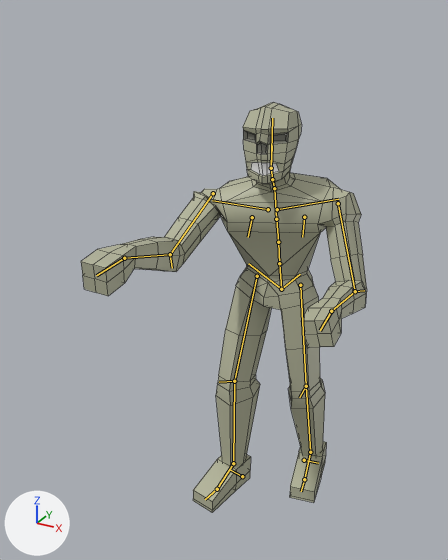
A saved change to the Blender file Assets/Models/EnemyMelee.blend.
The view is the same before and after, from a 50 mm camera at (1.06, -2.46, 2.31) aimed at (-0.07, -0.39, 1.27). The lights are fixed; the arrows at lower left show +X, +Y and +Z. The older version comes first. Both versions are drawn at frame 30 of the action 'metarigAction'; the numbers are the values there. The bones that bend it are drawn over the model as lines. Mesh edges are drawn as thin lines.

Names of what the first picture shows: 'Torso'.
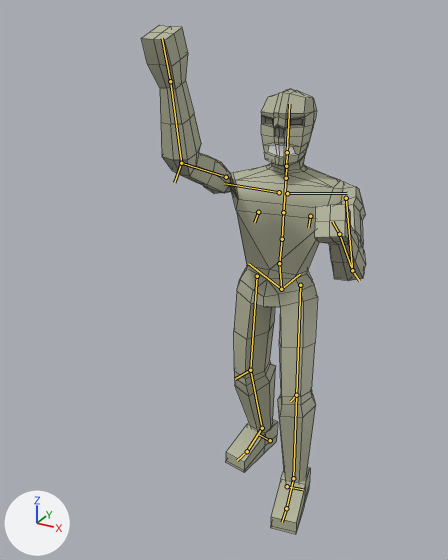
Location of each change, (x1, y1, x2, y2) in pixels of the pictures (448 x 560 px):
'Torso', posed (21% narrower, 24% taller): before (81, 102, 367, 512); after (141, 25, 366, 534)
bone 'thigh.L', root to tip: before (300, 285) to (306, 386); after (300, 285) to (296, 395)
bone 'foot.L', root to tip: before (310, 452) to (304, 479); after (293, 478) to (286, 508)
bone 'thigh.R', root to tip: before (257, 276) to (234, 381); after (257, 276) to (250, 370)
bone 'foot.R', root to tip: before (233, 463) to (217, 489); after (262, 428) to (247, 451)
bone 'spine.001', root to tip: before (279, 263) to (278, 242); after (279, 263) to (282, 239)
bone 'spine.006', root to tip: before (271, 168) to (272, 118); after (287, 152) to (289, 104)
bone 'upper_arm.L', root to tip: before (338, 203) to (355, 291); after (346, 198) to (352, 270)
bone 'upper_arm.R', root to tip: before (213, 193) to (170, 254); after (226, 177) to (181, 163)
bone 'forearm.R', root to tip: before (170, 254) to (124, 258); after (181, 163) to (170, 81)
bone 'hand.R', root to tip: before (124, 258) to (96, 275); after (170, 81) to (162, 38)

The change in detail:
Bone 'thigh.L' (bone_thigh_l) turns from (2, -8, -7) to (-11, -10, -5) degrees about its own x, y and z.
Bone 'foot.L' (bone_foot_l) turns from (-17, -3, 2) to (-5, -1, 0) degrees about its own x, y and z.
Bone 'thigh.R' (bone_thigh_r) turns from (-17, 10, 0) to (2, 9, 3) degrees about its own x, y and z.
Bone 'foot.R' (bone_foot_r) turns from (-3, 1, 0) to (-21, 3, -2) degrees about its own x, y and z.
Bone 'spine.001' (bone_spine_001) turns from (7, 10, -1) to (-11, 10, -4) degrees about its own x, y and z.
Bone 'spine.006' (bone_spine_006) turns from (-24, -15, 3) to (-8, -15, 4) degrees about its own x, y and z.
Bone 'upper_arm.L' (bone_upper_arm_l) turns from (47, 15, 8) to (62, 10, 3) degrees about its own x, y and z.
Bone 'upper_arm.R' (bone_upper_arm_r) turns from (84, 12, 17) to (115, 13, 18) degrees about its own x, y and z.
Bone 'forearm.R' (bone_forearm_r) turns from (40, 11, 1) to (51, 11, 0) degrees about its own x, y and z.
Bone 'hand.R' (bone_hand_r) turns from (-22, -6, 3) to (-6, -7, 1) degrees about its own x, y and z.
